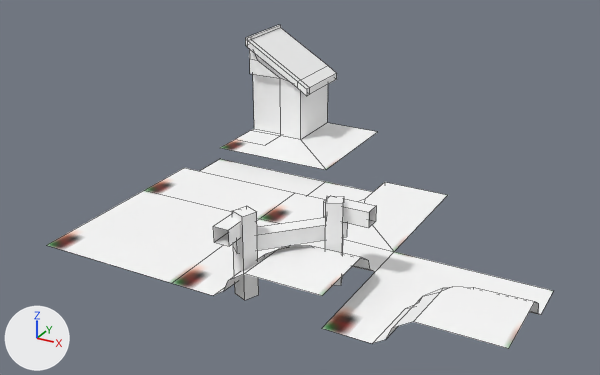
Renders of the FBX model Assets/Models/Tiles.fbx from each side of a commit.
One viewpoint serves both versions: a camera (50 mm lens) standing at (3.73, -3.39, 2.49) and looking at (1.09, 1.41, 0.09). The axes (+X, +Y, +Z) are drawn at lower left. The lights are the same throughout. Mesh edges are drawn as thin lines. Where no turn or scale is listed for an object, it has been applied to the vertices.

In view in the first picture: 'Barn', 'Obstacle barrier corner', 'Obstacle corner', 'Plane', 'Plane.001', 'Plane.002'.
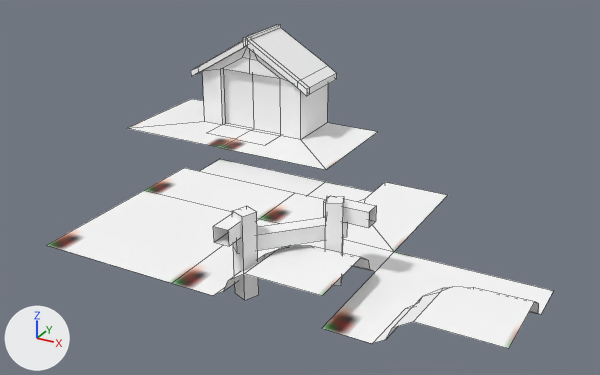
Where the newer file only moved an object's origin or applied its transform, the numbers keep the older frame.

Where the change shows, as pixel boxes [x1, y1, x2, y2] in the pictures (600 x 375 px):
'Barn mirror', added: after [126, 25, 277, 148]

The change, as a diff of the scene's bpy script:
```diff
--- a/Assets/Models/Tiles.fbx.py
+++ b/Assets/Models/Tiles.fbx.py
@@ me_plane_006 @@
+me_plane_006.from_pydata(...)  # 43 vertices, 30 faces; spans x 0.0..1.0, y 0.0..1.0, z 0.0..0.839
+me_plane_006.materials.append(mat_ubershader)  # picture img_palette_png
@@ ob_barn_mirror @@
+ob_barn_mirror = bpy.data.objects.new('Barn mirror', me_plane_006)
+ob_barn_mirror.location = (-1.0, 2.0, 0.0)
```
